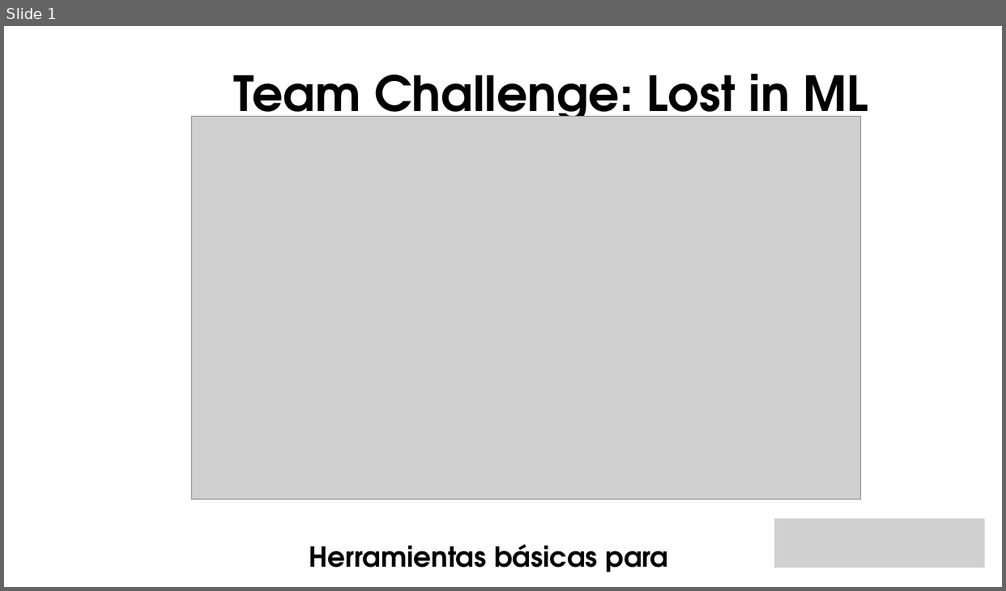
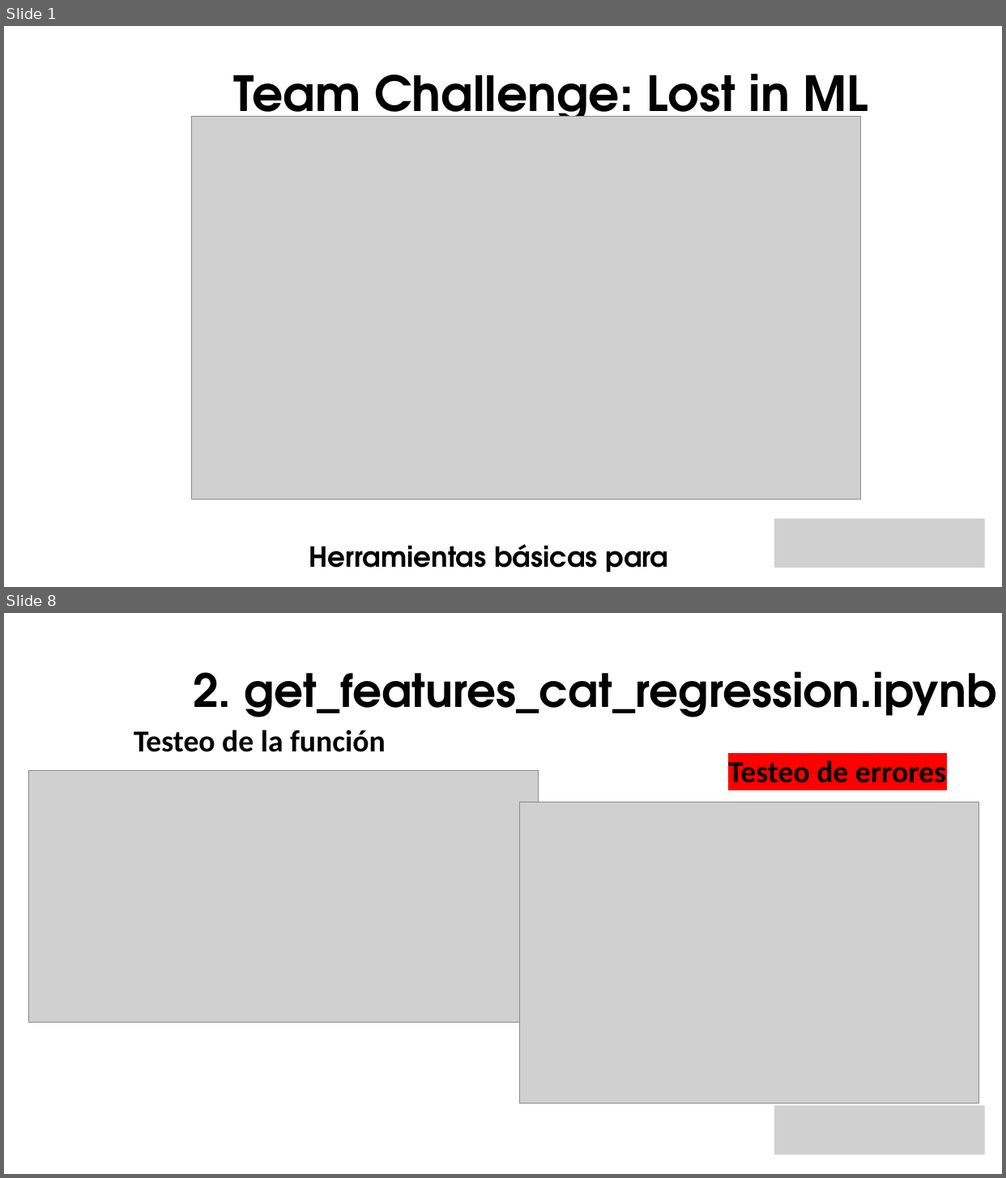
Before and after one commit to apvwbm/Team-Challenge---Lost-in-ML, a slide deck: Team Lost in ML.pptx. Shown one above the other, each under a label of ours: slide 1 before the commit, slides 1 and 8 after it; the slides between them are not shown. The pictures are 1006x591 and 1006x1178 pixels, drawn with LibreOffice and Linux fonts; fonts in the diff are those of the drawing; grey boxes stand for pictures; background and template pictures are left out. Boxes give left, top, right and bottom in pixels: in the first picture for what was removed or moved away, otherwise in the second. Text is boxed around its words. In the diff, an @@ line names an element or a change of style, - is before the commit and + after.

```diff
--- a/Team Lost in ML.pptx
+++ b/Team Lost in ML.pptx
@@ slide 8 added at (x1=4, y1=613, x2=1002, y2=1174), background picture (left out) @@
@@ text added at (x1=193, y1=671, x2=997, y2=717), 66 pt, text #000000, bold @@
+2. get_features_cat_regression.ipynb
@@ text added at (x1=134, y1=730, x2=386, y2=752), 44 pt, text #000000, bold @@
+Testeo de la función
@@ picture added at (x1=29, y1=771, x2=539, y2=1023) @@
@@ text added at (x1=728, y1=760, x2=946, y2=783), 44 pt, text #000000, bold @@
+Testeo de errores
@@ picture added at (x1=519, y1=802, x2=978, y2=1104) @@
@@ picture added at (x1=774, y1=1106, x2=985, y2=1155) @@
```
Also in this commit, not shown: 4 slides changed, 10 other slides added.
